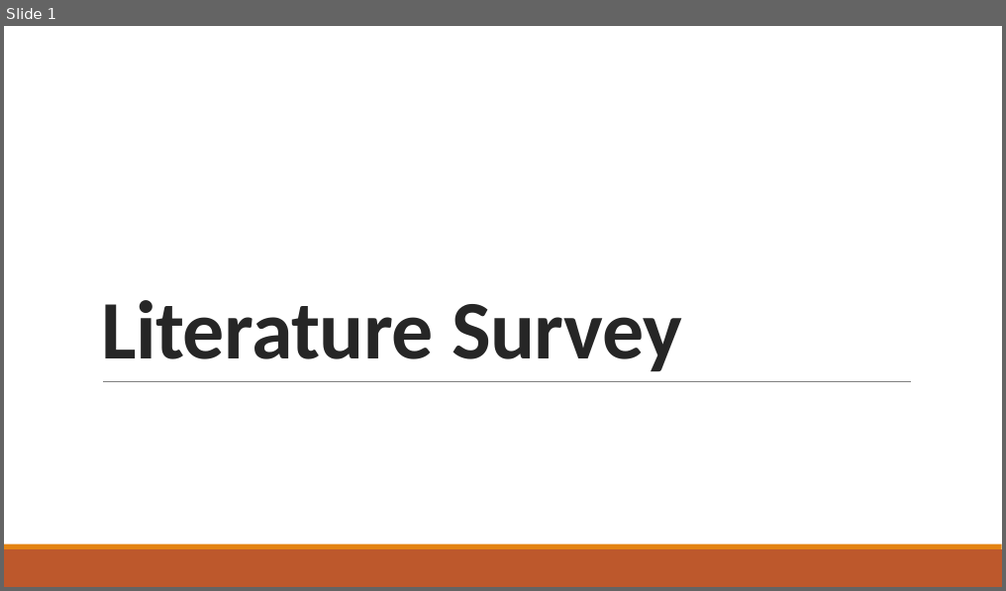
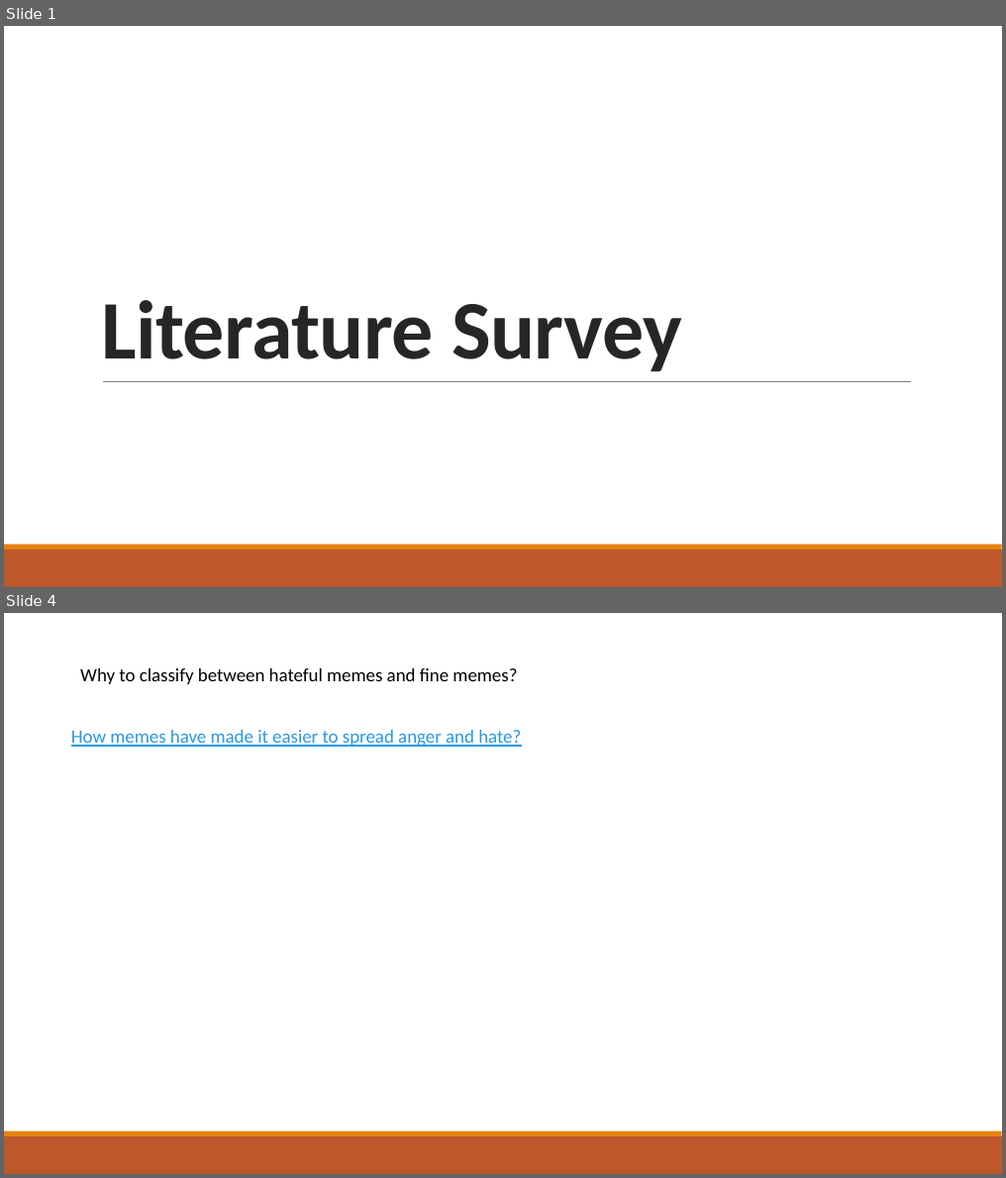
Before and after one commit to VarunBohara/Mini-Project-Documents, a slide deck: Literature Survey.pptx. Shown one above the other, each under a label of ours: slide 1 before the commit, slides 1 and 4 after it; the slides between them are not shown. The pictures are 1006x591 and 1006x1178 pixels, drawn with LibreOffice and Linux fonts; fonts in the diff are those of the drawing. Boxes give left, top, right and bottom in pixels: in the first picture for what was removed or moved away, otherwise in the second. Text is boxed around its words. In the diff, an @@ line names an element or a change of style, - is before the commit and + after.

```diff
--- a/Literature Survey.pptx
+++ b/Literature Survey.pptx
@@ slide 4 added at box(4, 613, 1002, 1174), background #FFFFFF; not listed: 2 template elements that a slide beside it also shows @@
@@ text added at box(80, 668, 517, 684), 18 pt, text #000000 @@
+Why to classify between hateful memes and fine memes?
@@ text added at box(71, 730, 521, 747), 18 pt, text #2998E3, underline @@
+How memes have made it easier to spread anger and hate?
```
Also in this commit, not shown: 5 other slides added, 3 slides removed.
